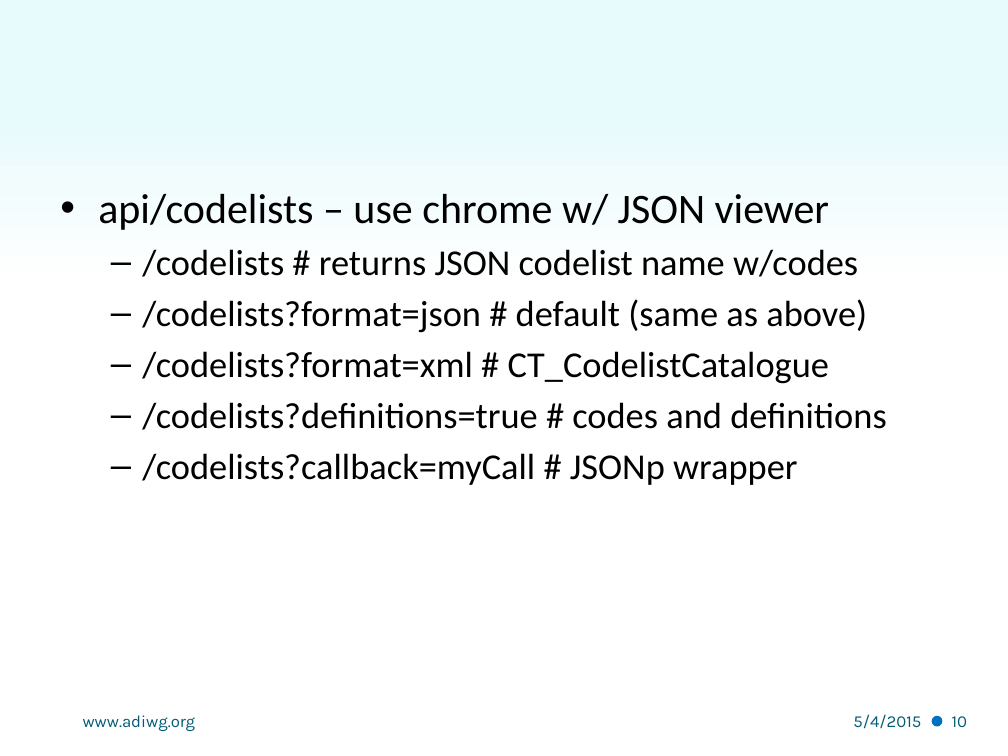
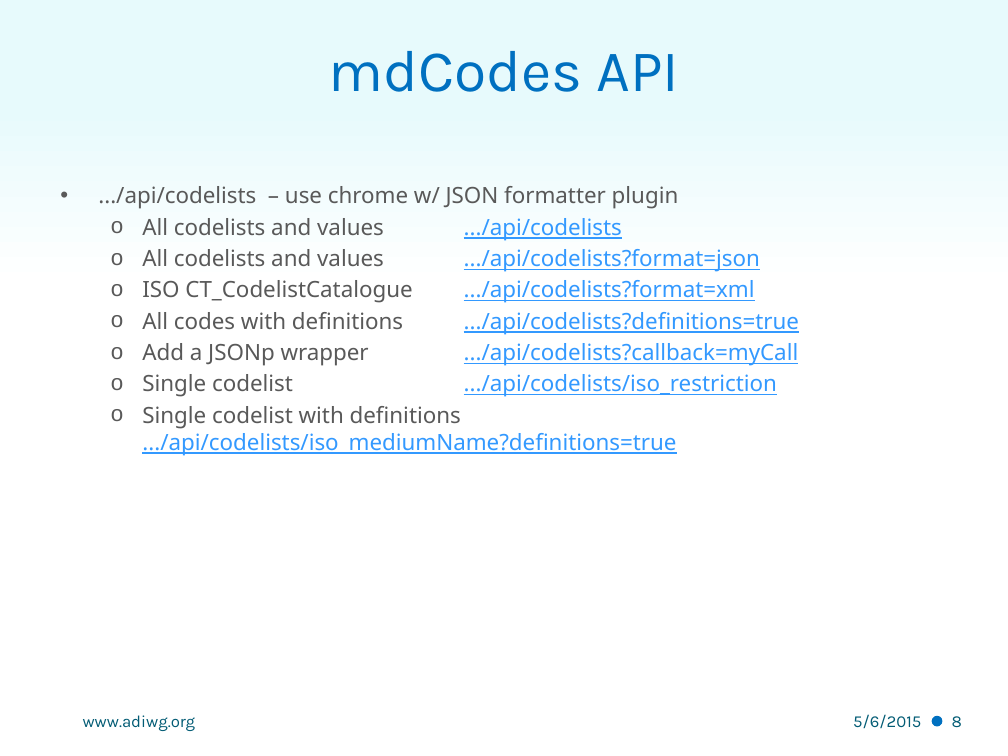
Before and after one commit to adiwg/mdWorkshop, a slide deck: slide 8 of S2 - Using mdTranslator.pptx (slide 10 before the commit). Drawn at 1008x756 pixels with LibreOffice and Linux fonts; fonts in the diff are those of the drawing; background and template pictures are left out. Boxes give left, top, right and bottom in pixels: in the first picture for what was removed or moved away, otherwise in the second. Text is boxed around its words. In the diff, an @@ line names an element or a change of style, - is before the commit and + after.

```diff
--- a/S2 - Using mdTranslator.pptx
+++ b/S2 - Using mdTranslator.pptx
@@ title added at box(329, 51, 679, 92), 42 pt, text #0070C0 @@
+mdCodes API
@@ text at box(98, 186, 799, 455): text changed; size 26 to 16 pt; font Calibri to Noto Sans; text colour #000000 to #3399FF @@
-• api/codelists – use chrome w/ JSON viewer
-  – /codelists # returns JSON codelist name w/codes
-  – /codelists?format=json # default (same as above)
-  – /codelists?format=xml # CT_CodelistCatalogue
-  – /codelists?definitions=true # codes and definitions
-  – /codelists?callback=myCall # JSONp wrapper
+• .../api/codelists – use chrome w/ JSON formatter plugin
+  o All codelists and values .../api/codelists
+  o All codelists and values .../api/codelists?format=json
+  o ISO CT_CodelistCatalogue .../api/codelists?format=xml
+  o All codes with definitions .../api/codelists?definitions=true
+  o Add a JSONp wrapper .../api/codelists?callback=myCall
+  o Single codelist .../api/codelists/iso_restriction
+  o Single codelist with definitions .../api/codelists/iso_mediumName?definitions=true
@@ text at box(853, 714, 921, 729): text changed @@
-5/4/2015
+5/6/2015
@@ page number at box(952, 716, 962, 728): text changed @@
-10
+8
```
Also in this commit, not shown: 8 other slides changed, 2 slides removed, 3 other files.
